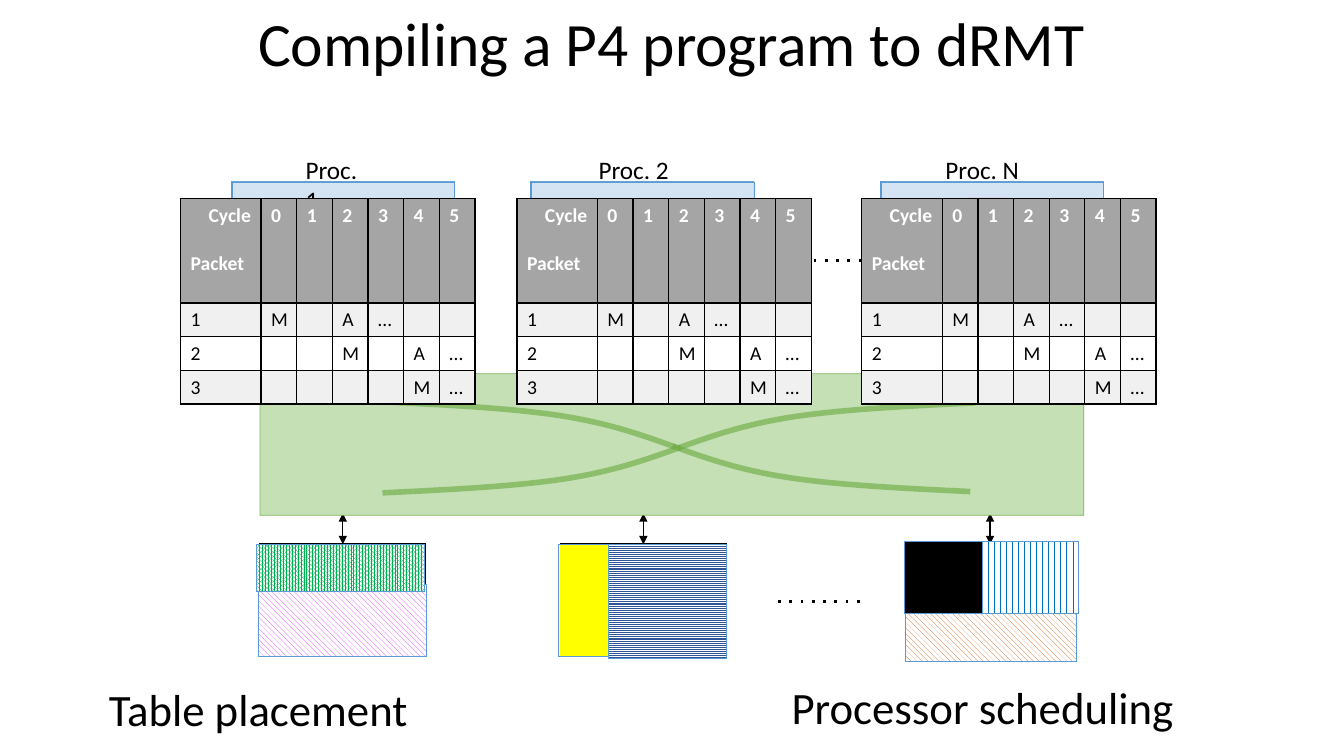
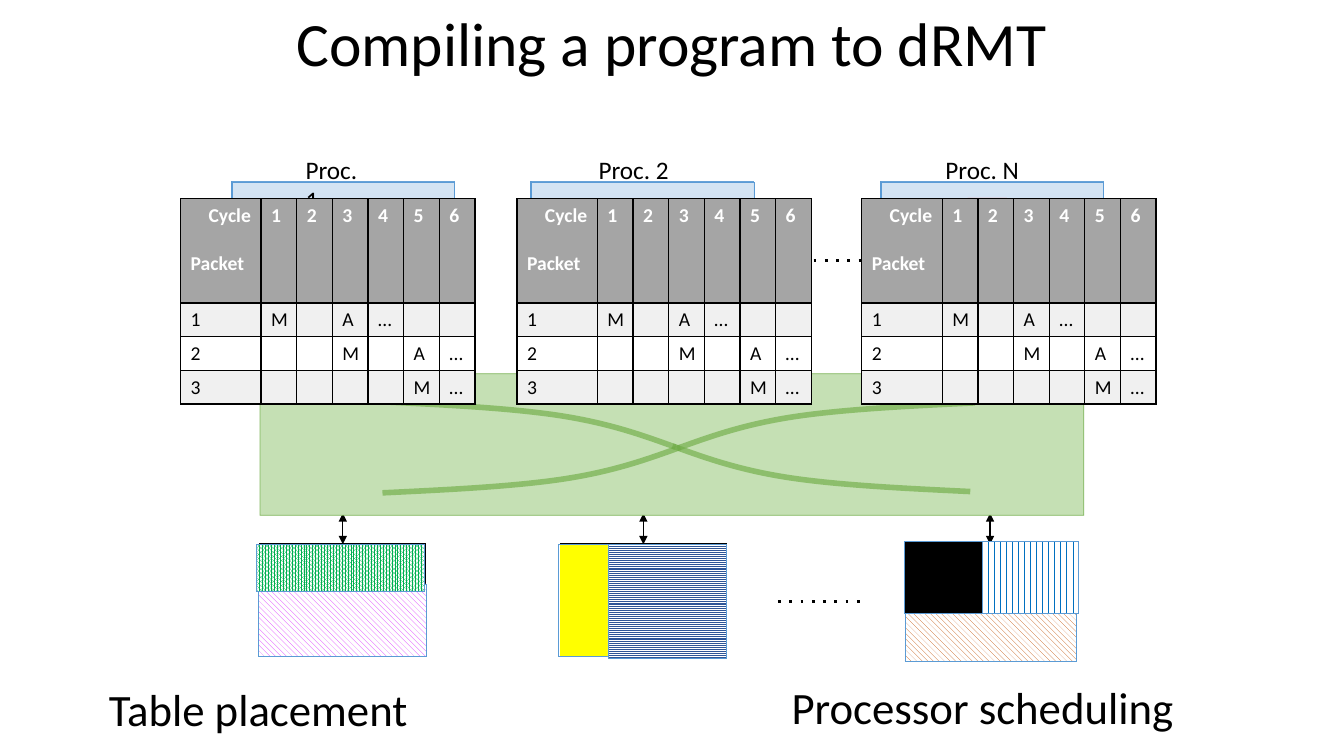
Before and after one commit to anirudhSK/drmt_talk, a slide deck: slide 12 of drmt_sigcomm.pptx. Drawn at 1344x756 pixels with LibreOffice and Linux fonts; fonts in the diff are those of the drawing. Boxes give left, top, right and bottom in pixels: in the first picture for what was removed or moved away, otherwise in the second. Text is boxed around its words. In the diff, an @@ line names an element or a change of style, - is before the commit and + after.

```diff
--- a/drmt_sigcomm.pptx
+++ b/drmt_sigcomm.pptx
@@ title at bbox=[297, 23, 1046, 77]: text changed @@
-Compiling a P4 program to dRMT
+Compiling a program to dRMT
@@ table at bbox=[180, 199, 473, 398] @@
-row 1: Cycle / Packet | 0 | 1 | 2 | 3 | 4 | 5
+row 1: Cycle / Packet | 1 | 2 | 3 | 4 | 5 | 6
@@ table at bbox=[517, 199, 810, 398] @@
-row 1: Cycle / Packet | 0 | 1 | 2 | 3 | 4 | 5
+row 1: Cycle / Packet | 1 | 2 | 3 | 4 | 5 | 6
@@ table at bbox=[862, 199, 1154, 398] @@
-row 1: Cycle / Packet | 0 | 1 | 2 | 3 | 4 | 5
+row 1: Cycle / Packet | 1 | 2 | 3 | 4 | 5 | 6
```
Also in this commit, not shown: 3 other slides changed.
